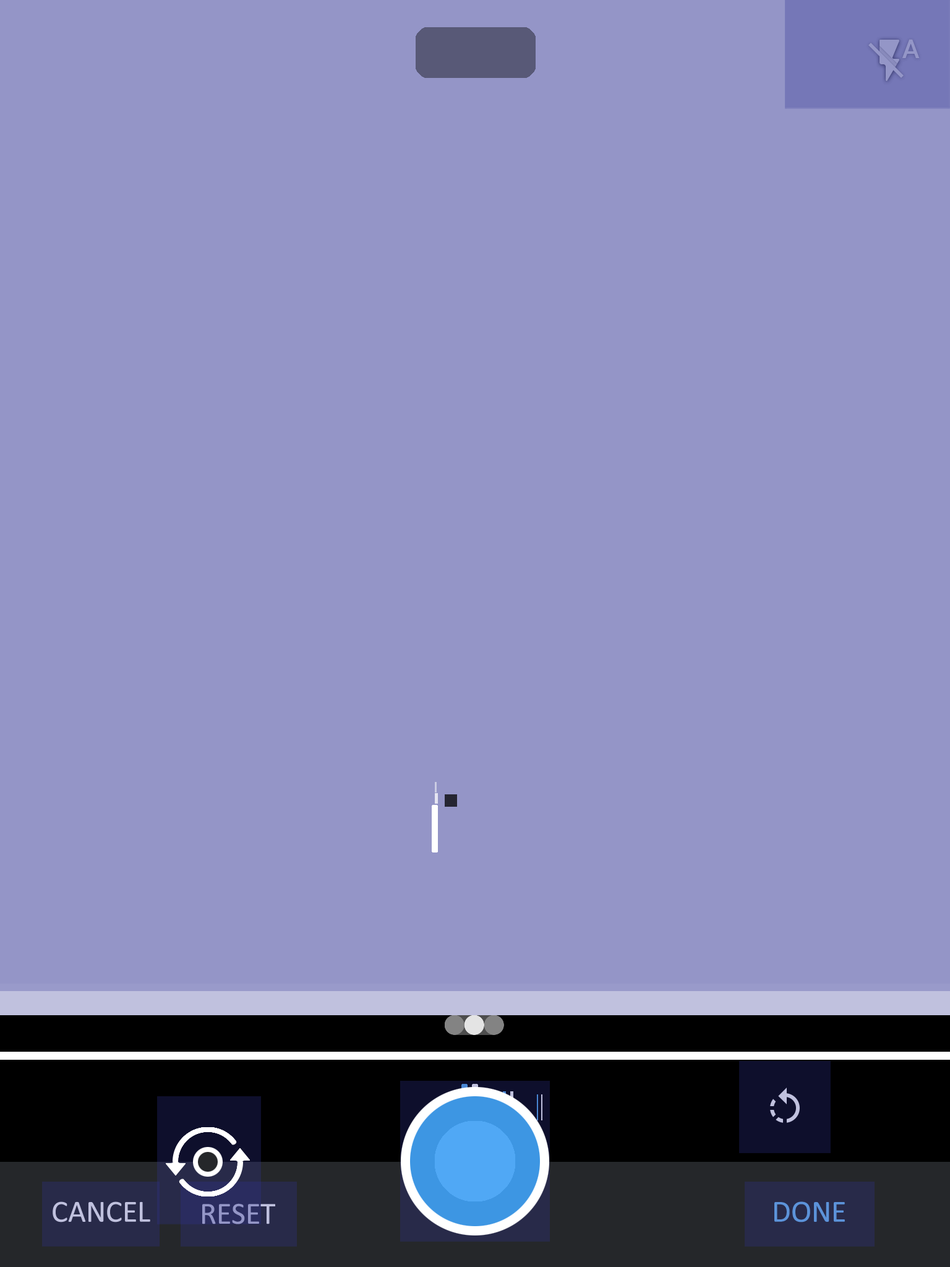
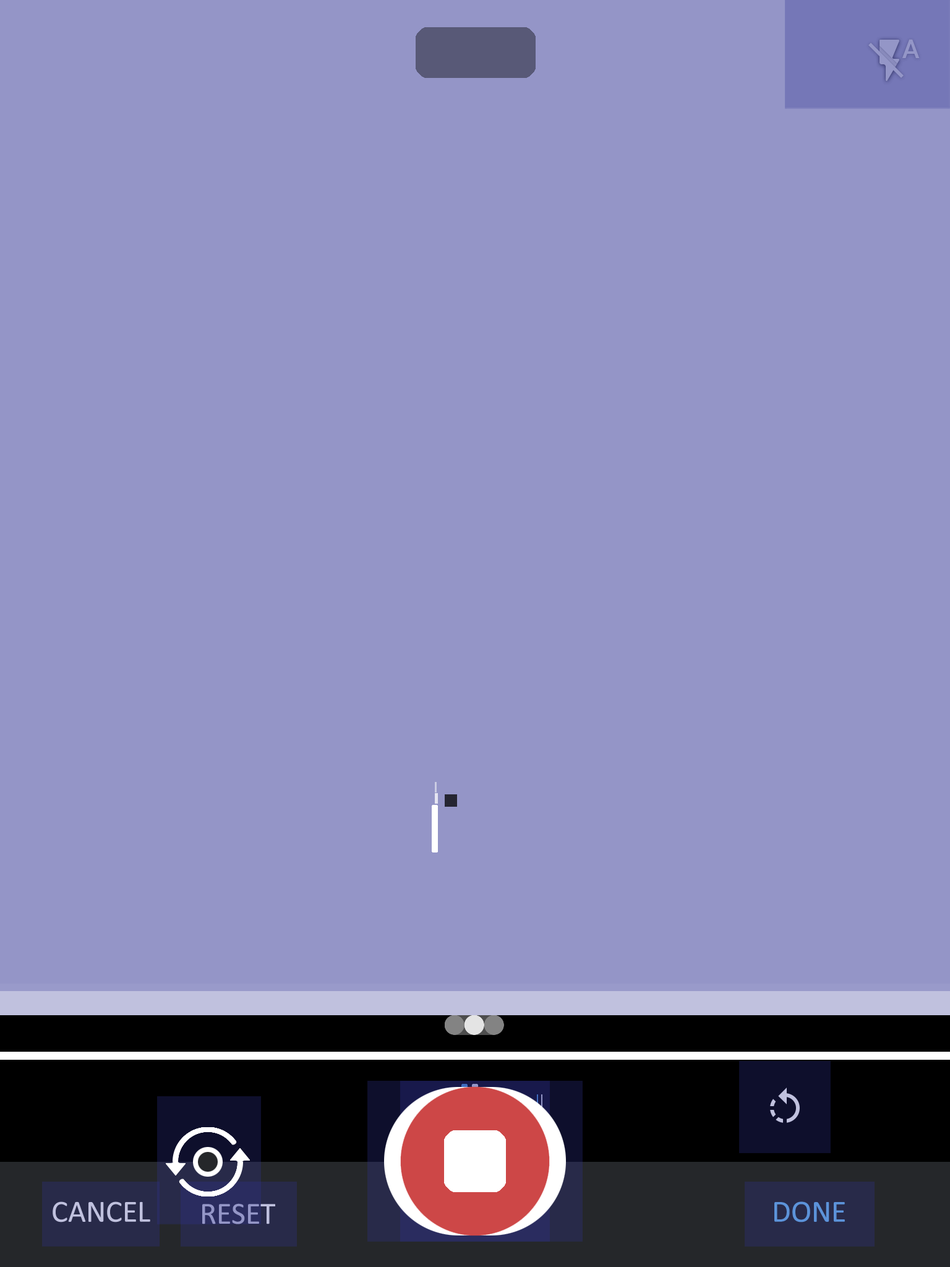
Comparing the layer stacks of the two (950, 1267) images. Changes:
moved "red-button" above "blue-button" over 367, 1080, 583, 1242
